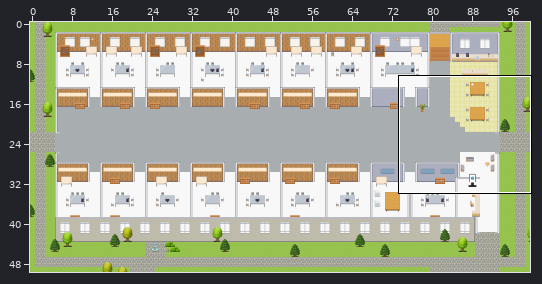
Level history. Tiled map (JSON): maps/Infrastructure-Platform.tmj. Above, an overview of the earlier version with the close-up marked.
Close-up. As it was:
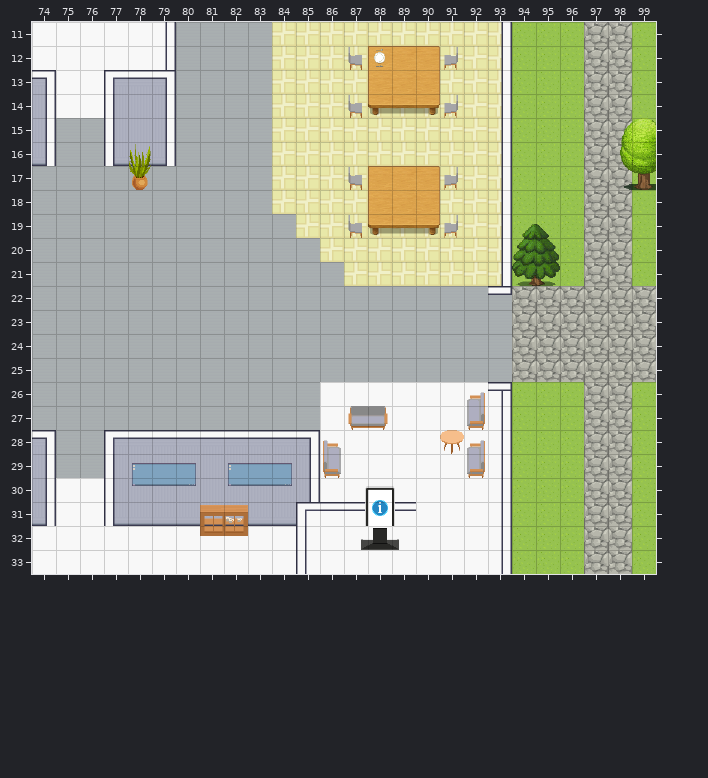
Cells are 32x32 px. Shown: x 74..99, y 11..33. The commit also changed other parts of the map, which this record leaves out.
The same view after the edit:
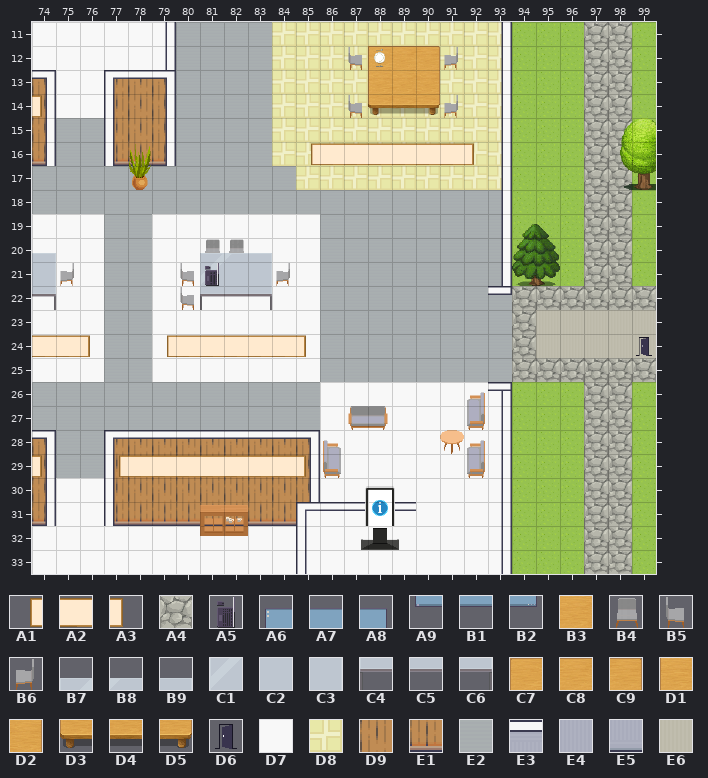
Key: from "Decoration": A1 49, A2 50, A3 51; from "Exterior": A4 638; from "Misc": A5 25, A6 40, A7 41, A8 42, A9 50, B1 51, B2 52; from "Room_Builder": B3 378; from "Seats": B4 117, B5 119, B6 120; from "Tables": B7 5, B8 6, B9 7, C1 15, C2 16, C3 17, C4 25, C5 26, C6 27, C7 200, C8 201, C9 202, D1 210, D2 212, D3 220, D4 221, D5 222; from "User_Zones": D6 65; from "room2": D7 66, D8 148, D9 192, E1 205, E2 216, E3 290, E4 294, E5 307, E6 328.
__ is an empty cell.
What changed:
Layer "outside":
Tile A4 gives way to tile E6 in rows 23 to 24 at x 95 to 99.
Layer "floors":
Tile E2 gives way to one hidden under a higher layer in row 21 at x 74 and 81 to 83.
Tile D8 gives way to tile D7 in row 19 at x 85.
Tile E2 gives way to tile D7 in row 19 at x 74 to 76 and 79 to 84; in row 20 at x 74 to 76 and 79 to 85; in row 21 at x 75 to 76, 79 to 80 and 84 to 85; in rows 22 to 25 at x 74 to 76 and 79 to 85.
The edit adds tile E2 in row 18 at x 88 to 90.
Tile D8 gives way to tile E2 in row 17 at x 84; in row 18 at x 84 to 87 and 91 to 93; in rows 19 to 20 at x 86 to 93; in row 21 at x 87 to 93.
Layer "back wall":
Tile E3 gives way to tile D9 in row 13 at x 74 and 77 to 79; in row 28 at x 74 and 77 to 85.
Tile E4 gives way to tile D9 in rows 14 to 15 at x 74 and 77 to 79; in rows 29 to 30 at x 74 and 77 to 85.
Tile E5 gives way to tile E1 in row 16 at x 74 and 77 to 79; in row 31 at x 74 and 77 to 84.
Layer "furniture":
The author cleared tile B3 in row 18 at x 89.
The author cleared tile B5 in row 17 at x 87; in row 19 at x 87.
The author cleared tile B6 in row 17 at x 91; in row 19 at x 91.
The author cleared tile C7 in row 17 at x 88.
The author cleared tile C8 in row 17 at x 89.
The author cleared tile C9 in row 17 at x 90.
The author cleared tile D1 in row 18 at x 88.
The author cleared tile D2 in row 18 at x 90.
The author cleared tile D3 in row 19 at x 88.
The author cleared tile D4 in row 19 at x 89.
The author cleared tile D5 in row 19 at x 90.
Layer "seats":
The edit adds tile B4 in row 20 at x 81 to 82.
The edit adds tile B5 in rows 21 to 22 at x 80.
The edit adds tile B6 in row 21 at x 75 and 84.
Layer "decor":
The edit adds tile A1 in row 16 at x 85; in row 24 at x 79; in row 29 at x 77.
The edit adds tile A2 in row 16 at x 86 to 91; in row 24 at x 74 to 75 and 80 to 84; in row 29 at x 78 to 84.
The edit adds tile A3 in row 14 at x 74; in row 16 at x 92; in row 24 at x 76 and 85; in row 29 at x 74 and 85.
The edit adds tile B7 in row 20 at x 81.
The edit adds tile B8 in row 20 at x 82.
The edit adds tile B9 in row 20 at x 74 and 83.
The edit adds tile C1 in row 21 at x 81.
The edit adds tile C2 in row 21 at x 82.
The edit adds tile C3 in row 21 at x 74 and 83.
The edit adds tile C4 in row 22 at x 81.
The edit adds tile C5 in row 22 at x 82.
The edit adds tile C6 in row 22 at x 74 and 83.
Layer "tech":
The edit adds tile A5 in row 21 at x 81.
The author cleared tile A6 in row 29 at x 78 and 82.
The author cleared tile A7 in row 29 at x 79 and 83.
The author cleared tile A8 in row 29 at x 80 and 84.
The author cleared tile A9 in row 30 at x 78 and 82.
The author cleared tile B1 in row 30 at x 79 and 83.
The author cleared tile B2 in row 30 at x 80 and 84.
Layer "zones":
The edit adds tile D6 in row 24 at x 99.
